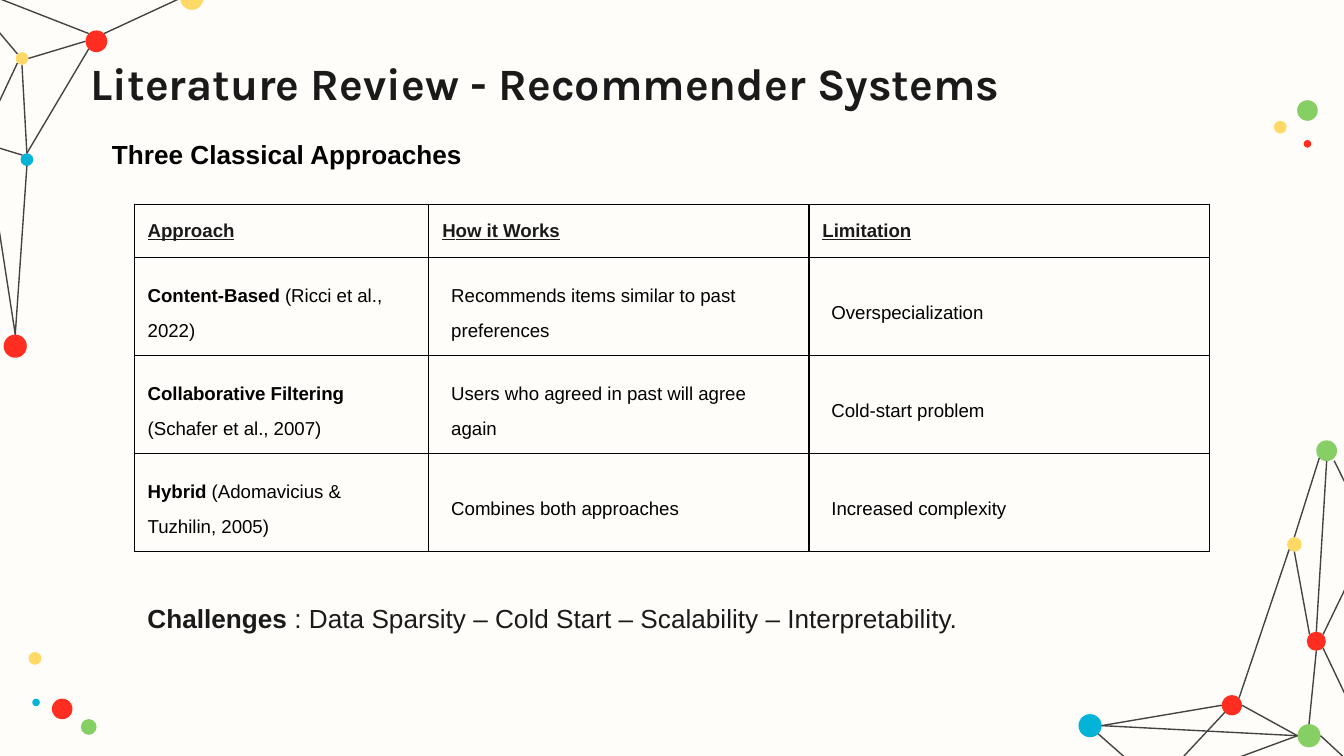
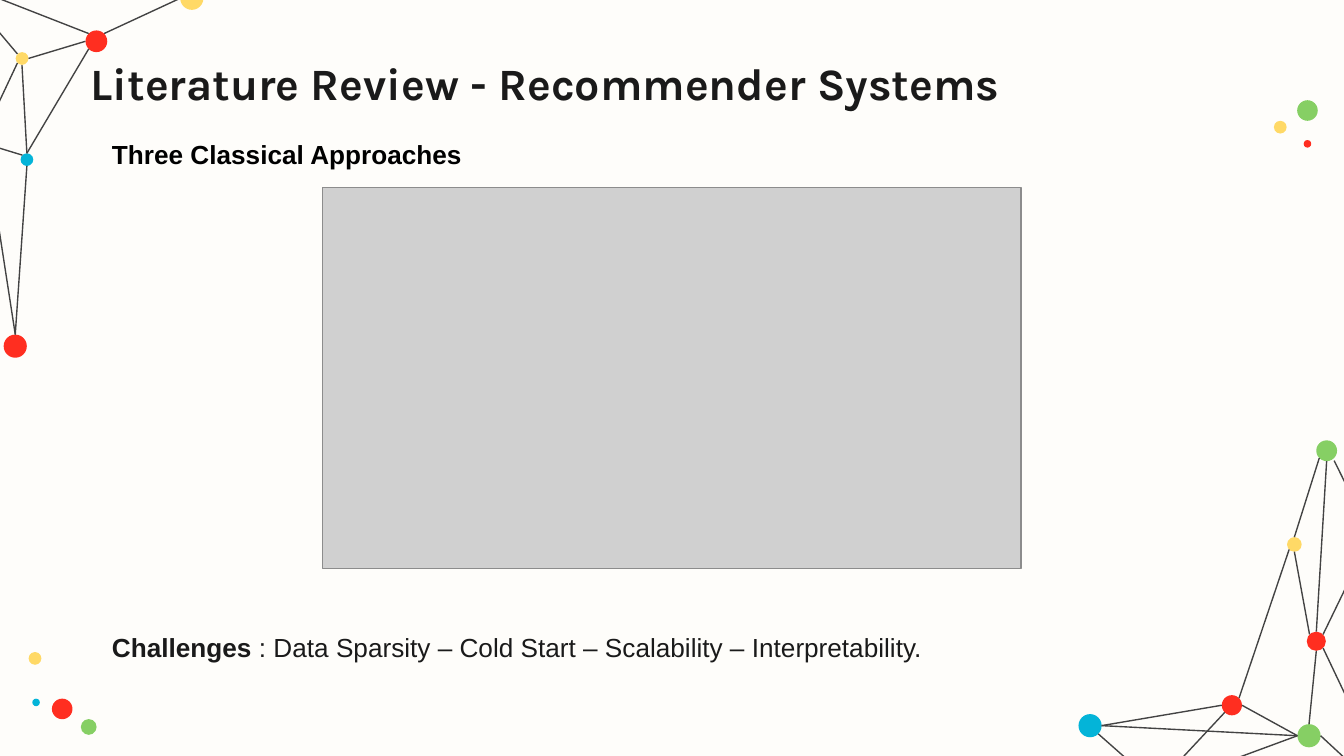
Before and after one commit to hamzamdn077/Master-Project, a slide deck: slide 15 of presentation.pptx (slide 11 before the commit). Drawn at 1344x756 pixels with LibreOffice and Linux fonts; fonts in the diff are those of the drawing; grey boxes stand for pictures. Boxes give left, top, right and bottom in pixels: in the first picture for what was removed or moved away, otherwise in the second. Text is boxed around its words. In the diff, an @@ line names an element or a change of style, - is before the commit and + after.

```diff
--- a/presentation.pptx
+++ b/presentation.pptx
@@ table removed at (x1=134, y1=204, x2=1210, y2=542), 4 rows, 3 columns @@
-Approach | How it Works | Limitation
-Content-Based (Ricci et al., 2022) | Recommends items similar to past preferences | Overspecialization
-Collaborative Filtering / (Schafer et al., 2007) | Users who agreed in past will agree again | Cold-start problem
-Hybrid (Adomavicius & Tuzhilin, 2005) | Combines both approaches | Increased complexity
@@ picture added at (x1=323, y1=188, x2=1021, y2=569) @@
@@ text "Challenges : Data Sparsity – ..." moved from (x1=147, y1=609, x2=957, y2=634) to (x1=112, y1=638, x2=922, y2=663) @@
```
Also in this commit, not shown: 9 other slides changed, 5 slides added, 1 other file.
